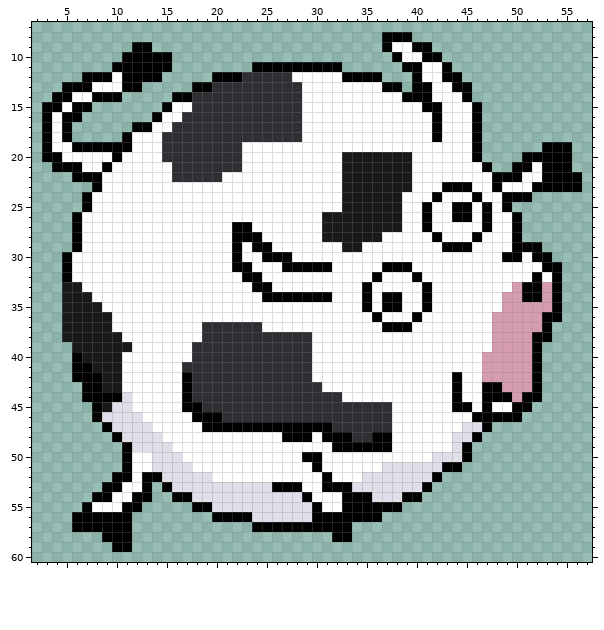
Pixel-art sprite -- assets/spherical-cow.png. Above, as it was before the edit.
The file is 64x64 pixels. Shown: x 2..57, y 7..60.
New version:
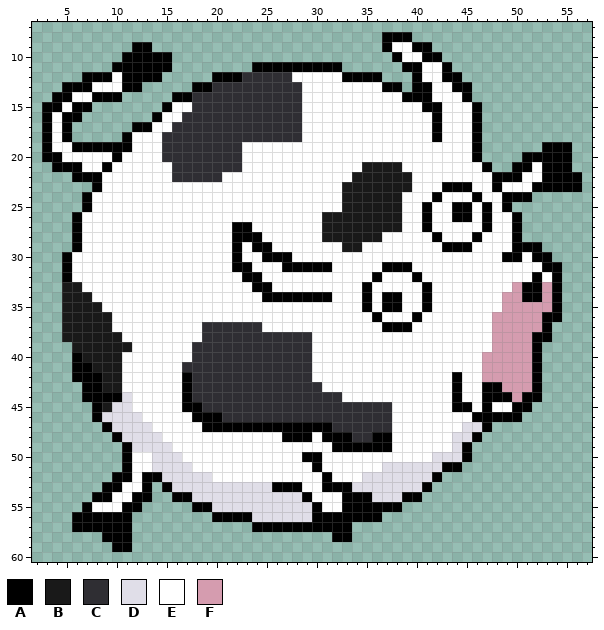
Palette (. is transparent): A #000000  B #191919  C #2f2e33  D #e0dee8  E #ffffff  F #d59caf
The edit:
@@ x 31..41 @@
 19 EEEEEEEEEEE
-20 EEBBBBBBBEE
-21 EEBBBBBBBEE
-22 EEBBBBBBBEE
+20 EEEEEEEEEEE
+21 EEEEBBBBEEE
+22 EEEBBBBBBEE
 23 EEBBBBBBBEE
